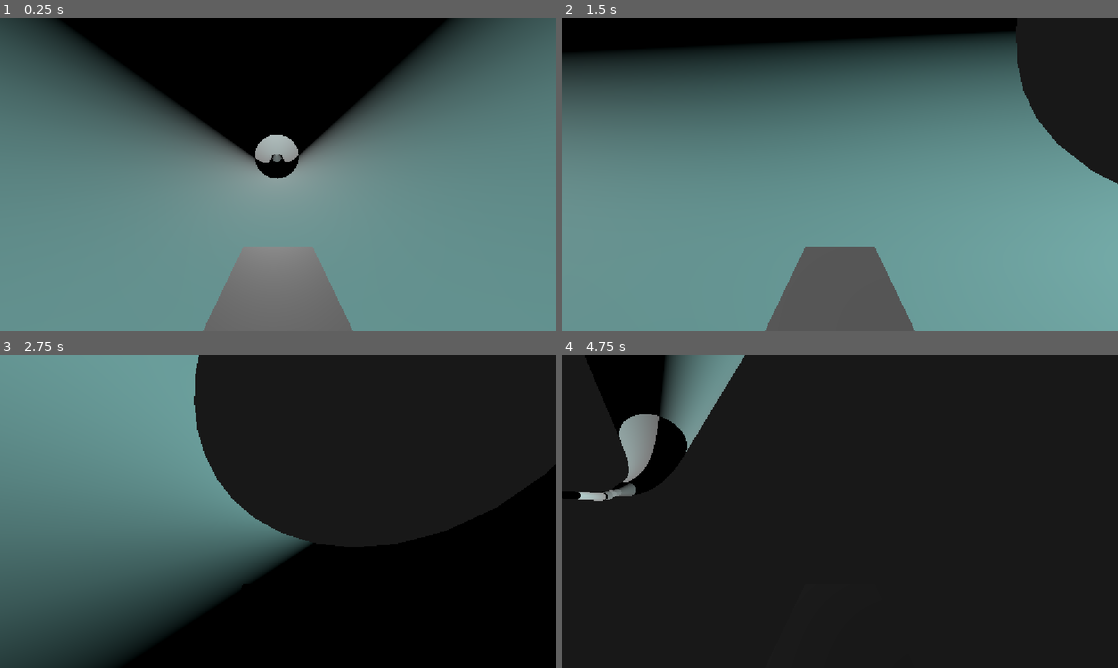
Above: before the commit, frames 1-4 (two rows, left to right).
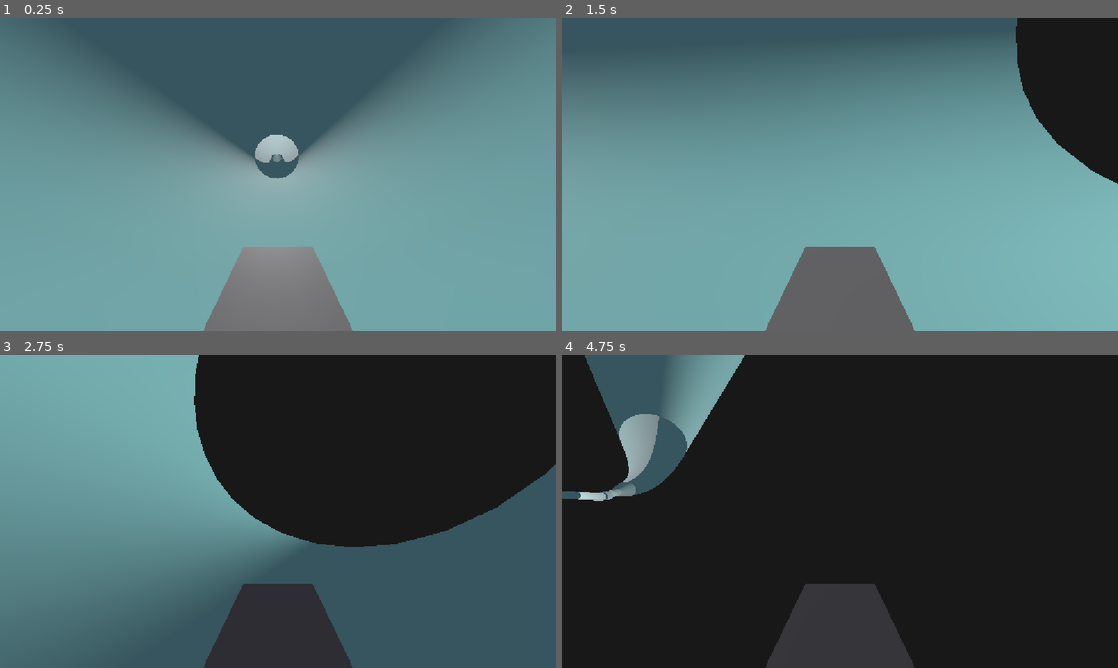
Above: after the commit, the same moments.

Repository: eternaldensity/pipe-survivor
Game: Godot game, scene res://main.tscn
The game is run twice, just before and just after one commit, with the same random seed, the same clock (stepped at 60 frames per second) and the same inputs.
Inputs:
- Up to frame 1 (0.25 s): no input
- Up to frame 2 (1.5 s): hold Right (ui_right) 0.53-1.28 s; hold Down (ui_down) from 1.28 s (still down)
- Up to frame 3 (2.75 s): release Down (ui_down) at 2.03 s; hold Right (ui_right) from 2.03 s (still down)
- Up to frame 4 (4.75 s): release Right (ui_right) at 2.78 s; hold Up (ui_up) 2.78-3.53 s; hold Left (ui_left) from 3.53 s (still down); tap Enter at 4.25 s

The runs differ from the first frame. In frame 1, 65% of the frame differs, in the area x 0-100%, y 0-100%; in frame 2, 44%; in frame 3, 55%; in frame 4, 12%.

Commit message:
Add ambient lighting for enclosed tubes

Diff:
--- a/main.tscn
+++ b/main.tscn
@@ -5,6 +5,13 @@
 [ext_resource type="Script" uid="uid://dtxatg4s7jpdp" path="res://pipe_network.gd" id="2_0xm2m"]
 [ext_resource type="PackedScene" uid="uid://bx086p6j0al25" path="res://StraightPipeSection.tscn" id="2_1bvp3"]
 [ext_resource type="PackedScene" uid="uid://35f21vfxi5ur" path="res://BendPipeSection.tscn" id="3_lquwl"]
+
+[sub_resource type="Environment" id="Environment_abc123"]
+background_mode = 1
+background_color = Color(0.0962, 0.0962, 0.0962, 1)
+ambient_light_source = 2
+ambient_light_color = Color(0.45, 0.45, 0.5, 1)
+ambient_light_energy = 0.6
 
 [sub_resource type="BoxMesh" id="BoxMesh_0xm2m"]
 size = Vector3(1.2, 0.5, 2)
@@ -18,6 +25,7 @@
 bend_section = ExtResource("3_lquwl")
 
 [node name="WorldEnvironment" type="WorldEnvironment" parent="." unique_id=2140795831]
+environment = SubResource("Environment_abc123")
 
 [node name="DirectionalLight3D" type="DirectionalLight3D" parent="." unique_id=1698670115]
 transform = Transform3D(0.95146346, 0, -0.30776176, 0, 1, 0, 0.30776176, 0, 0.95146346, 2.3548903, -1.2760048, 6.3048677)
